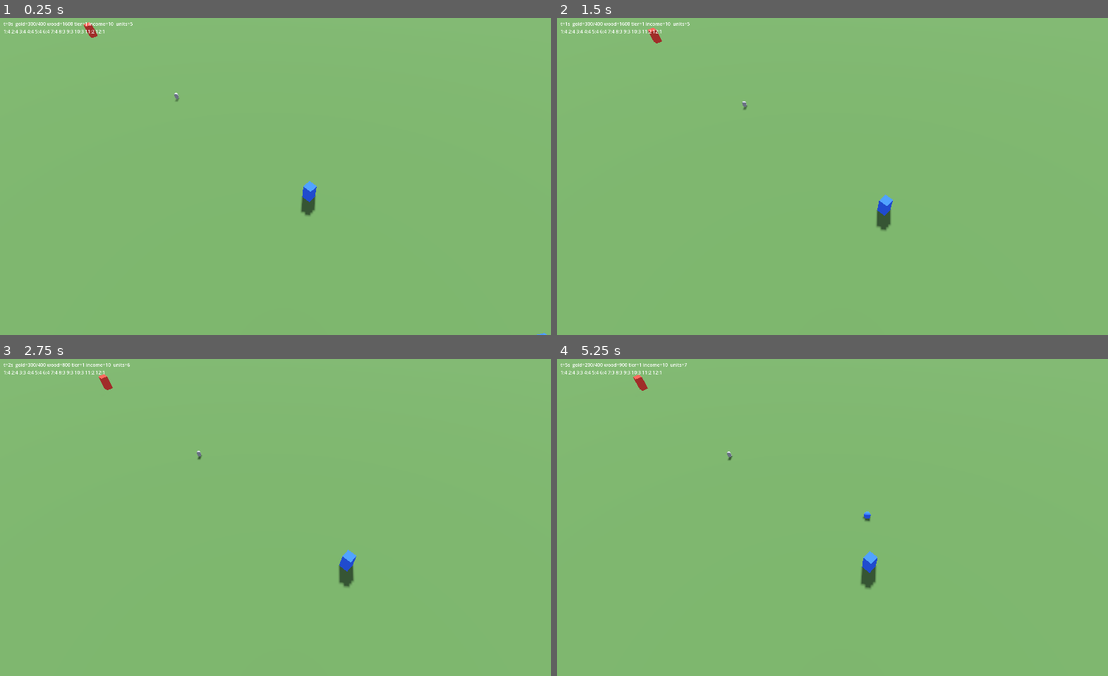
Above: before the commit, frames 1-4 (two rows, left to right).
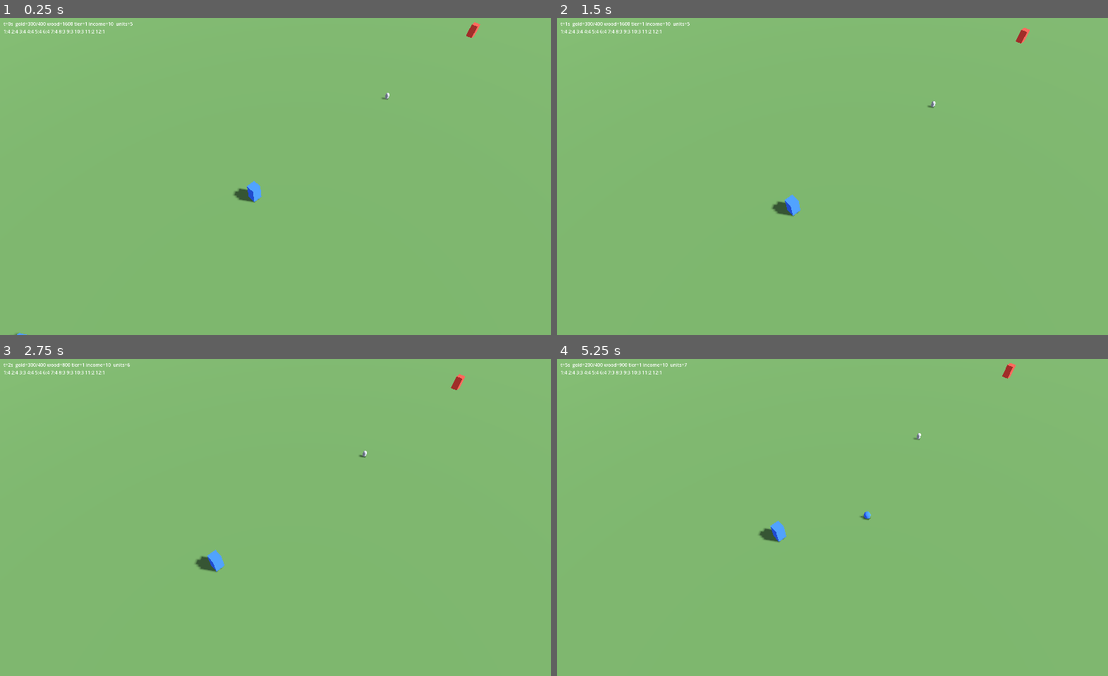
Above: after the commit, the same moments.

Repository: SapphireSignal/CrystalClashClaude
Game: Godot game, scene res://game/main.tscn
Same seed, same stepped clock (60 frames per second), same inputs: the game is played once before the commit and once after it.
Inputs (mouse positions are in pixels of both pictures, inside the frame that each line leads up to):
- Up to frame 1 (0.25 s): no input
- Up to frame 2 (1.5 s): tap Enter at 0.5 s; move the mouse to (964, 160) at 0.52 s; hold Right 0.53-1.25 s; tap 1 at 0.6 s; click (964, 160) at 0.67 s; tap Space at 1.25 s; drag from (727, 192) to (810, 239) at 1.27 s
- Up to frame 3 (2.75 s): tap Enter at 2 s; move the mouse to (336, 447) at 2.02 s; hold Right from 2.03 s (still down); tap 3 at 2.1 s
- Up to frame 4 (5.25 s): release Right at 2.75 s; tap Space at 2.75, 4.25 s; drag from (810, 580) to (667, 469) at 2.77 s; tap Enter at 3.5 s; move the mouse to (1008, 565) at 3.52 s; hold Left 3.53-4.25 s; tap 5 at 3.6 s; drag from (667, 469) to (755, 438) at 4.27 s; move the mouse to (865, 517) at 5.02 s; hold Down from 5.03 s (still down); tap 7 at 5.1 s; click (865, 517) at 5.17 s

The runs differ from the first frame. In frame 1, 0.6% of the frame differs, in the area x 2-100%, y 1-100%; in frame 2, 0.6%; in frame 3, 0.7%, in the area x 17-85%, y 4-73%; in frame 4, 0.7%.

Commit message:
Sandbox: camera yaw so the lane runs SW to NE

Diff:
--- a/game/main.gd
+++ b/game/main.gd
@@ -140,7 +140,7 @@
 func _place_camera(look_at_2d: Vector2) -> void:
 	# Original camera offset direction (Constants.Client.pas:34), scaled to see the lane.
 	_look_at = look_at_2d
-	var offset := Vector3(-0.3947, 0.8121, -0.4297).normalized() * _camera_distance
+	var offset := Vector3(-0.3947, 0.8121, 0.4297).normalized() * _camera_distance   # own base bottom-left, lane runs to the top-right
 	var target := Vector3(look_at_2d.x, 0, look_at_2d.y)
 	_camera.position = target + offset
 	_camera.look_at(target, Vector3.UP)
